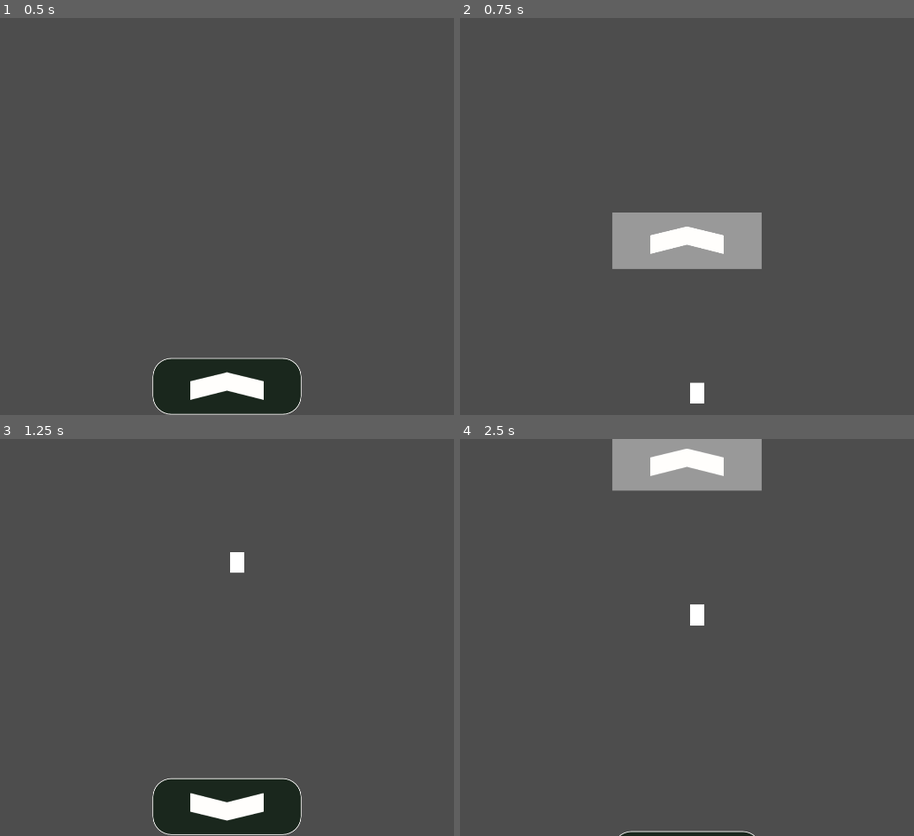
Above: before the commit, frames 1-4 (two rows, left to right).
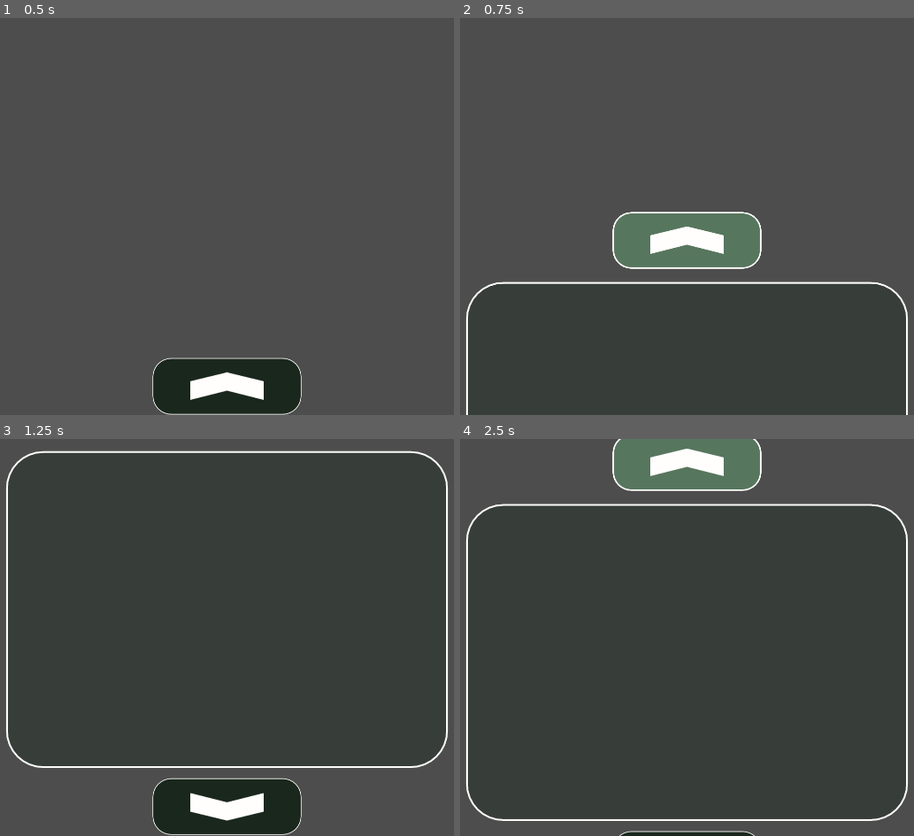
Above: after the commit, the same moments.

Repository: CyberGardenDrone/Application
Game: Godot game, scene res://Content/Scenes/root.tscn
Two runs of this game, one before a commit and one after it. Both use one fixed random seed, a clock stepped at 60 frames per second and the inputs below.
Inputs (mouse positions are in pixels of both pictures, inside the frame that each line leads up to):
- Up to frame 1 (0.5 s): no input
- Up to frame 2 (0.75 s): click (687, 387) at 0.5 s
- Up to frame 3 (1.25 s): no input
- Up to frame 4 (2.5 s): click (687, 808) at 1.25 s; click (687, 808) at 2 s

Frame 1 is identical in both runs. In frame 2, 5.0% of the frame differs, in the area x 1-99%, y 48-100%; in frame 3, 1.8%; in frame 4, 5.4%, in the area x 1-99%, y 0-97%.

Commit message:
Ещё больше темgit add .!

Diff:
--- a/Content/Scenes/menu.tscn
+++ b/Content/Scenes/menu.tscn
@@ -6,8 +6,18 @@
 [ext_resource type="StyleBox" uid="uid://byraflk760pws" path="res://Content/Themes/NormalBut.tres" id="3_tjfh0"]
 [ext_resource type="StyleBox" uid="uid://2pigan5wmydy" path="res://Content/Themes/HoverBut.tres" id="4_04nke"]
 [ext_resource type="StyleBox" uid="uid://xe6ybof5cytx" path="res://Content/Themes/PressedBut.tres" id="5_p514o"]
-[ext_resource type="StyleBox" uid="uid://ox7o6tpqkrlp" path="res://Content/Themes/DisableBut.tres" id="6_3t4q3"]
-[ext_resource type="StyleBox" uid="uid://cxxn6wxheubru" path="res://Content/Themes/FocusBut.tres" id="7_ltwi3"]
+
+[sub_resource type="StyleBoxFlat" id="StyleBoxFlat_cehsb"]
+bg_color = Color(0.101961, 0.152941, 0.113725, 0.419608)
+border_width_left = 5
+border_width_top = 5
+border_width_right = 5
+border_width_bottom = 5
+border_color = Color(0.986664, 0.987079, 0.984703, 1)
+corner_radius_top_left = 100
+corner_radius_top_right = 100
+corner_radius_bottom_right = 100
+corner_radius_bottom_left = 100
 
 [node name="Menu" type="Control"]
 layout_mode = 3
@@ -32,6 +42,33 @@
 grow_horizontal = 2
 grow_vertical = 0
 
+[node name="SidePanel" type="Control" parent="ConsolePanel"]
+layout_mode = 1
+anchors_preset = 15
+anchor_right = 1.0
+anchor_bottom = 1.0
+offset_top = 190.0
+offset_bottom = -182.0
+grow_horizontal = 2
+grow_vertical = 2
+
+[node name="Panel" type="Panel" parent="ConsolePanel/SidePanel"]
+layout_mode = 1
+anchors_preset = 15
+anchor_right = 1.0
+anchor_bottom = 1.0
+grow_horizontal = 2
+grow_vertical = 2
+theme_override_styles/panel = SubResource("StyleBoxFlat_cehsb")
+
+[node name="RichTextLabel" type="RichTextLabel" parent="ConsolePanel/SidePanel"]
+layout_mode = 1
+anchors_preset = 15
+anchor_right = 1.0
+anchor_bottom = 1.0
+grow_horizontal = 2
+grow_vertical = 2
+
 [node name="ConsoleButtonUP" type="Button" parent="ConsolePanel"]
 layout_mode = 1
 anchors_preset = 5
@@ -45,8 +82,8 @@
 theme_override_styles/normal = ExtResource("3_tjfh0")
 theme_override_styles/hover = ExtResource("4_04nke")
 theme_override_styles/pressed = ExtResource("5_p514o")
-theme_override_styles/disabled = ExtResource("6_3t4q3")
-theme_override_styles/focus = ExtResource("7_ltwi3")
+theme_override_styles/disabled = ExtResource("3_tjfh0")
+theme_override_styles/focus = ExtResource("5_p514o")
 icon = ExtResource("2_gxtni")
 icon_alignment = 1
 
@@ -66,18 +103,12 @@
 pivot_offset = Vector2(202, 77)
 theme = ExtResource("2_h1sot")
 theme_override_styles/normal = ExtResource("3_tjfh0")
+theme_override_styles/hover = ExtResource("4_04nke")
+theme_override_styles/pressed = ExtResource("5_p514o")
+theme_override_styles/disabled = ExtResource("3_tjfh0")
+theme_override_styles/focus = ExtResource("5_p514o")
 icon = ExtResource("2_gxtni")
 icon_alignment = 1
 
-[node name="ColorRect" type="ColorRect" parent="ConsolePanel"]
-layout_mode = 1
-anchors_preset = -1
-anchor_right = 0.138
-anchor_bottom = 0.112
-offset_left = 608.0
-offset_top = 464.0
-offset_right = 482.4
-offset_bottom = 383.04
-
 [connection signal="pressed" from="ConsolePanel/ConsoleButtonUP" to="." method="_on_console_button_pressed"]
 [connection signal="pressed" from="ConsolePanel/ConsoleButtonDOWN" to="." method="_on_console_button_down_pressed"]
--- a/Content/Scripts/Server.gd
+++ b/Content/Scripts/Server.gd
@@ -16,7 +16,7 @@
 	http_request = HTTPRequest.new()
 	add_child(http_request)
 	http_request.request_completed.connect(self._http_request_completed)
-	var error = http_request.request(host + port + "/api/get")
+	var error = http_request.request(host + ":" + port + "/api/get")
 	if error != OK:
 		push_error("An error occurred in the HTTP request.")
 	else:
--- a/Content/Themes/HoverBut.tres
+++ b/Content/Themes/HoverBut.tres
@@ -1,3 +1,13 @@
 [gd_resource type="StyleBoxFlat" format=3 uid="uid://2pigan5wmydy"]
 
 [resource]
+bg_color = Color(0.228702, 0.318233, 0.24925, 1)
+border_width_left = 3
+border_width_top = 3
+border_width_right = 3
+border_width_bottom = 3
+border_color = Color(1, 0.996078, 0.988235, 1)
+corner_radius_top_left = 50
+corner_radius_top_right = 50
+corner_radius_bottom_right = 50
+corner_radius_bottom_left = 50
--- a/Content/Themes/PressedBut.tres
+++ b/Content/Themes/PressedBut.tres
@@ -1,3 +1,13 @@
 [gd_resource type="StyleBoxFlat" format=3 uid="uid://xe6ybof5cytx"]
 
 [resource]
+bg_color = Color(0.343592, 0.462219, 0.370523, 1)
+border_width_left = 4
+border_width_top = 4
+border_width_right = 4
+border_width_bottom = 4
+border_color = Color(1, 0.996078, 0.988235, 1)
+corner_radius_top_left = 50
+corner_radius_top_right = 50
+corner_radius_bottom_right = 50
+corner_radius_bottom_left = 50
Not shown: 1 places in Content/Scenes/menu.tscn that only renumber resources
